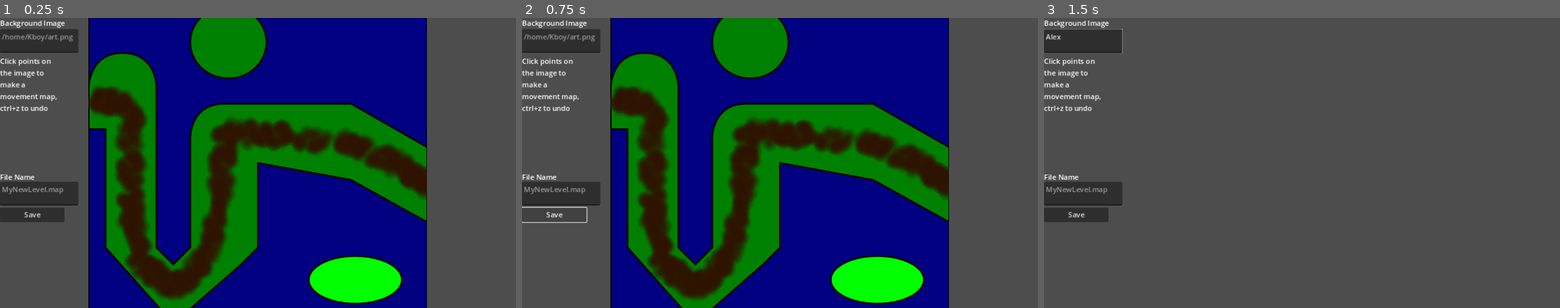
Above: before the commit, frames 1-3 (left to right).
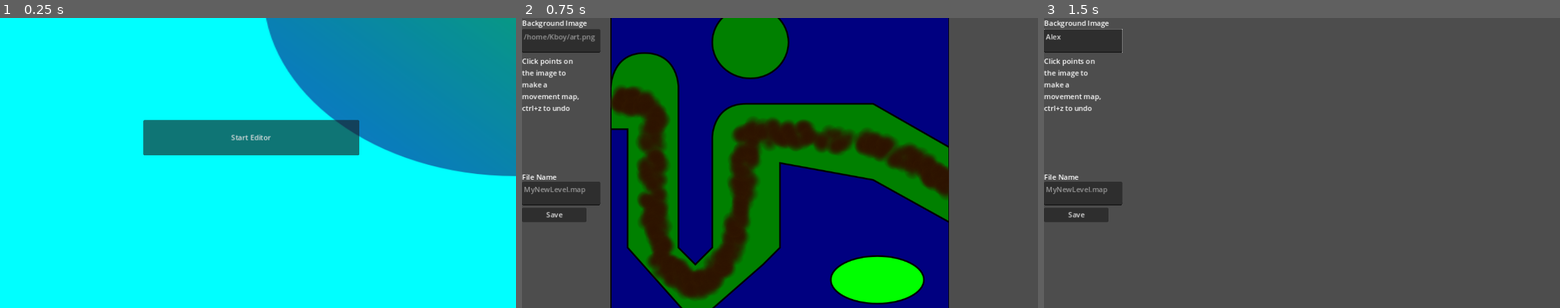
Above: after the commit, the same moments.

Repository: Glitchy-Box/skedit
Game: Godot game, scene res://Main.tscn
The game is run twice, just before and just after one commit, with the same random seed, the same clock (stepped at 60 frames per second) and the same inputs. Before the commit the project starts from res://node_2d.tscn.
Inputs (mouse positions are in pixels of both pictures, inside the frame that each line leads up to):
- Up to frame 1 (0.25 s): no input
- Up to frame 2 (0.75 s): click "Save" (after the commit: "Start Editor") at 0.5 s
- Up to frame 3 (1.5 s): click (1085, 41) at 1.27 s; type "Alex" at 1.35 s

The runs differ from the first frame. In frame 1, 100% of the frame differs, in the area x 0-100%, y 0-100%; in frame 2, 0.1%; in frame 3, nothing differs.
Error before the commit: Attempt to call function 'store_line' in base 'null instance' on a null instance. (res://texture_rect.gd:66)

Commit message:
Pre 2/Menu
Added basic menu

Diff:
--- /dev/null
+++ b/Main.tscn
@@ -0,0 +1,24 @@
+[gd_scene load_steps=4 format=3 uid="uid://d301i23e64d66"]
+
+[ext_resource type="Texture2D" uid="uid://lk4lklumd02y" path="res://basic.svg" id="1_nohg7"]
+[ext_resource type="Script" path="res://button.gd" id="2_pjn5f"]
+
+[sub_resource type="Theme" id="Theme_xqh68"]
+
+[node name="Main" type="Node2D"]
+
+[node name="Basic" type="Sprite2D" parent="."]
+position = Vector2(600.75, 358)
+scale = Vector2(2.12632, 1.56085)
+texture = ExtResource("1_nohg7")
+
+[node name="Button" type="Button" parent="."]
+offset_left = 346.0
+offset_top = 238.0
+offset_right = 828.0
+offset_bottom = 317.0
+theme = SubResource("Theme_xqh68")
+text = "Start Editor"
+script = ExtResource("2_pjn5f")
+
+[connection signal="button_up" from="Button" to="Button" method="_on_button_up"]
--- /dev/null
+++ b/basic.svg
@@ -0,0 +1,124 @@
+<?xml version="1.0" encoding="UTF-8" standalone="no"?>
+<!-- Created with Inkscape (http://www.inkscape.org/) -->
+
+<svg
+   width="200mm"
+   height="200mm"
+   viewBox="0 0 200 200"
+   version="1.1"
+   id="svg1"
+   inkscape:version="1.3.1 (9b9bdc1480, 2023-11-25, custom)"
+   sodipodi:docname="basic.svg"
+   xmlns:inkscape="http://www.inkscape.org/namespaces/inkscape"
+   xmlns:sodipodi="http://sodipodi.sourceforge.net/DTD/sodipodi-0.dtd"
+   xmlns:xlink="http://www.w3.org/1999/xlink"
+   xmlns="http://www.w3.org/2000/svg"
+   xmlns:svg="http://www.w3.org/2000/svg">
+  <sodipodi:namedview
+     id="namedview1"
+     pagecolor="#505050"
+     bordercolor="#eeeeee"
+     borderopacity="1"
+     inkscape:showpageshadow="0"
+     inkscape:pageopacity="0"
+     inkscape:pagecheckerboard="0"
+     inkscape:deskcolor="#505050"
+     inkscape:document-units="mm"
+     showgrid="true"
+     inkscape:zoom="0.39843399"
+     inkscape:cx="691.45707"
+     inkscape:cy="471.84729"
+     inkscape:window-width="1444"
+     inkscape:window-height="1216"
+     inkscape:window-x="4489"
+     inkscape:window-y="571"
+     inkscape:window-maximized="0"
+     inkscape:current-layer="layer1">
+    <inkscape:grid
+       id="grid1"
+       units="mm"
+       originx="0"
+       originy="0"
+       spacingx="0.99999999"
+       spacingy="0.99999999"
+       empcolor="#0099e5"
+       empopacity="0.30196078"
+       color="#0099e5"
+       opacity="0.14901961"
+       empspacing="5"
+       dotted="false"
+       gridanglex="30"
+       gridanglez="30"
+       visible="true" />
+  </sodipodi:namedview>
+  <defs
+     id="defs1">
+    <linearGradient
+       id="linearGradient3"
+       inkscape:collect="always">
+      <stop
+         style="stop-color:#00ff00;stop-opacity:1;"
+         offset="0"
+         id="stop3" />
+      <stop
+         style="stop-color:#1200ad;stop-opacity:0.53782761;"
+         offset="1"
+         id="stop4" />
+    </linearGradient>
+    <linearGradient
+       id="linearGradient1"
+       inkscape:collect="always">
+      <stop
+         style="stop-color:#000bff;stop-opacity:1;"
+         offset="0"
+         id="stop1" />
+      <stop
+         style="stop-color:#00ffaf;stop-opacity:1;"
+         offset="1"
+         id="stop2" />
+    </linearGradient>
+    <linearGradient
+       inkscape:collect="always"
+       xlink:href="#linearGradient1"
+       id="linearGradient2"
+       x1="-0.5"
+       y1="-0.5"
+       x2="200"
+       y2="200"
+       gradientUnits="userSpaceOnUse" />
+    <linearGradient
+       inkscape:collect="always"
+       xlink:href="#linearGradient3"
+       id="linearGradient4"
+       x1="240"
+       y1="-40"
+       x2="100"
+       y2="100"
+       gradientUnits="userSpaceOnUse" />
+  </defs>
+  <g
+     inkscape:label="Layer 1"
+     inkscape:groupmode="layer"
+     id="layer1">
+    <rect
+       style="fill:#00ffff;stroke:#000000;stroke-width:1;stroke-opacity:0.00631235"
+       id="rect1-5"
+       width="200"
+       height="200"
+       x="-7.1054274e-15"
+       y="7.1054274e-15" />
+    <rect
+       style="fill:url(#linearGradient2);stroke:#000000;stroke-width:1;stroke-opacity:0.00631235"
+       id="rect1"
+       width="200"
+       height="200"
+       x="0"
+       y="0" />
+    <circle
+       style="fill:url(#linearGradient4);stroke:#000000;stroke-width:1;stroke-opacity:0.00631235"
+       id="path2"
+       cx="170"
+       cy="30.000002"
+       r="70" />
+  </g>
+</svg>
--- /dev/null
+++ b/button.gd
@@ -0,0 +1,18 @@
+extends Button
+
+var base = Vector2(0,0);
+var bgb = Vector2(0,0);
+# Called when the node enters the scene tree for the first time.
+func _ready():
+	base =position
+	bgb = get_node("../Basic").position;
+
+
+# Called every frame. 'delta' is the elapsed time since the previous frame.
+func _process(delta):
+	self.position = base - ((get_viewport().get_mouse_position()-position) * 0.1)
+	get_node("../Basic").position = bgb - ((get_viewport().get_mouse_position()-position) * 0.05)
+
+
+func _on_button_up():
+	get_tree().change_scene_to_file("res://node_2d.tscn")
--- a/project.godot
+++ b/project.godot
@@ -11,7 +11,7 @@
 [application]
 
 config/name="Skedit"
-run/main_scene="res://node_2d.tscn"
+run/main_scene="res://Main.tscn"
 config/features=PackedStringArray("4.3", "GL Compatibility")
 boot_splash/bg_color=Color(0.229271, 0.000164006, 0.291716, 1)
 config/icon="res://icon.svg"
Not shown, added: basic.svg.import
